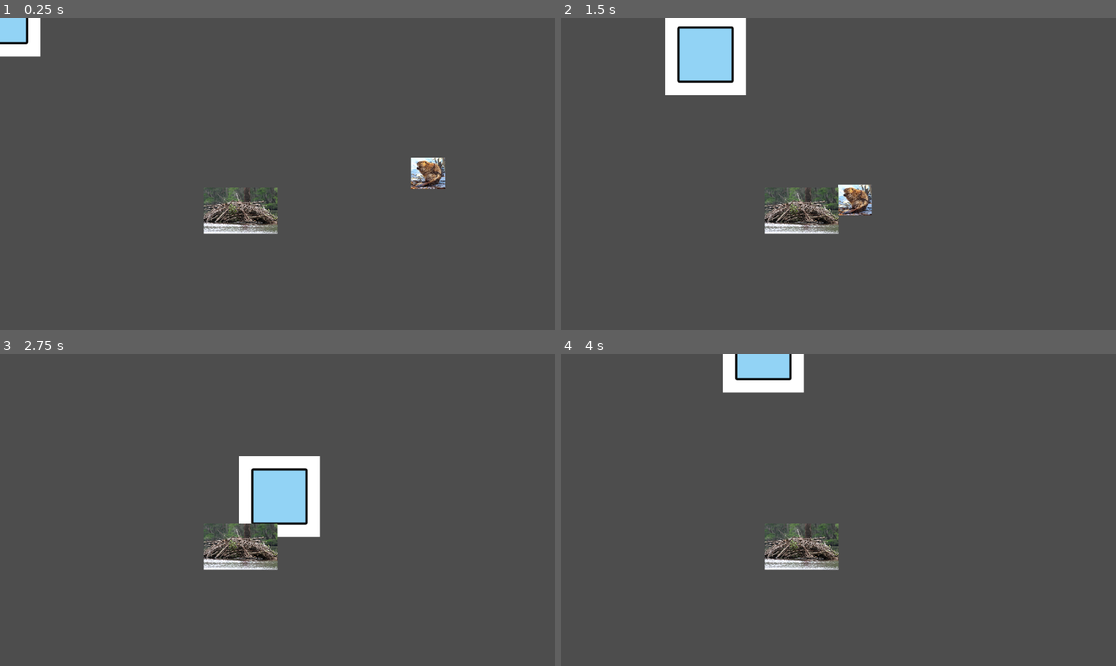
Above: before the commit, frames 1-4 (two rows, left to right).
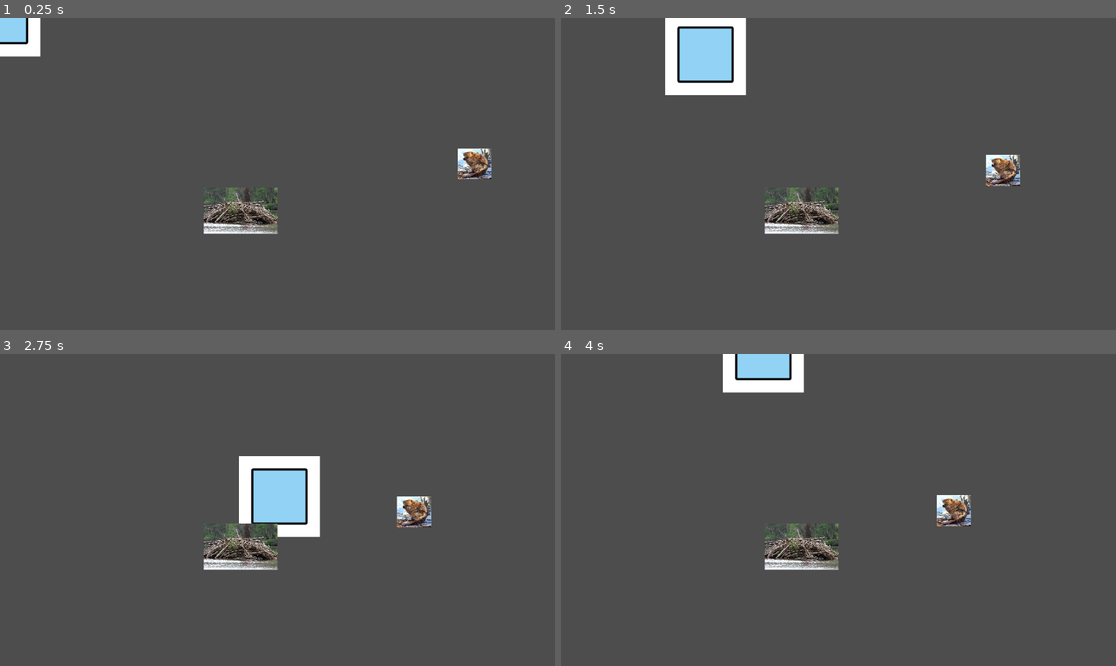
Above: after the commit, the same moments.

Repository: BigWing06/CS3-CapstoneProject
Game: Godot game, scene res://Viewport/Main.tscn
Same seed, same stepped clock (60 frames per second), same inputs: the game is played once before the commit and once after it.
Inputs:
- Up to frame 1 (0.25 s): no input
- Up to frame 2 (1.5 s): hold D (move_right) 0.53-1.28 s; hold S (move_down) from 1.28 s (still down)
- Up to frame 3 (2.75 s): release S (move_down) at 2.03 s; hold D (move_right) from 2.03 s (still down)
- Up to frame 4 (4 s): release D (move_right) at 2.78 s; hold W (move_up) 2.78-3.53 s; hold A (move_left) from 3.53 s (still down)

The runs differ from the first frame. In frame 1, 1.1% of the frame differs, in the area x 73-89%, y 41-55%; in frame 2, 1.1%, in the area x 49-83%, y 43-64%; in frame 3, 0.6%; in frame 4, 0.6%.

Commit message:
Added global variables & refined code

Diff:
--- a/Enemy/Enemy.gd
+++ b/Enemy/Enemy.gd
@@ -16,14 +16,14 @@
 
 func _ready():
 	_enemyData = _resouceJSON
-	_update("polar_bear") #choose animal from json file
+	_update("beaver") #choose animal from json file
 
 func _physics_process(delta):
 	#changes target and specifies hybrid
 	if _movementType == "baseFocused":
 		_target = global.basePosition
 	elif _movementType == "playerFocused":
-		_target = global.playerPosition
+		_target = global.player.position
 	else:
 		_target = global.basePosition
 		_hybrid = true
--- a/Player/Player.gd
+++ b/Player/Player.gd
@@ -22,5 +22,3 @@
 
 	position += velocity*delta
 	position = position.clamp(Vector2.ZERO, screen_size)
-
-	global.playerPosition = position
--- a/globals/globals.gd
+++ b/globals/globals.gd
@@ -1,5 +1,8 @@
 extends Node
 
+@onready var main = get_node("/root/Main")
+@onready var world = main.get_node("World")
+@onready var player = world.get_node("Player")
+
 var resourceManager = preload("res://inventory/resourceManager.gd").new()
-var playerPosition = Vector2(0, 0) #placeholder so values are not null
 var basePosition = Vector2(500, 400) #would like to eventually have this set the position of the base in a world script
